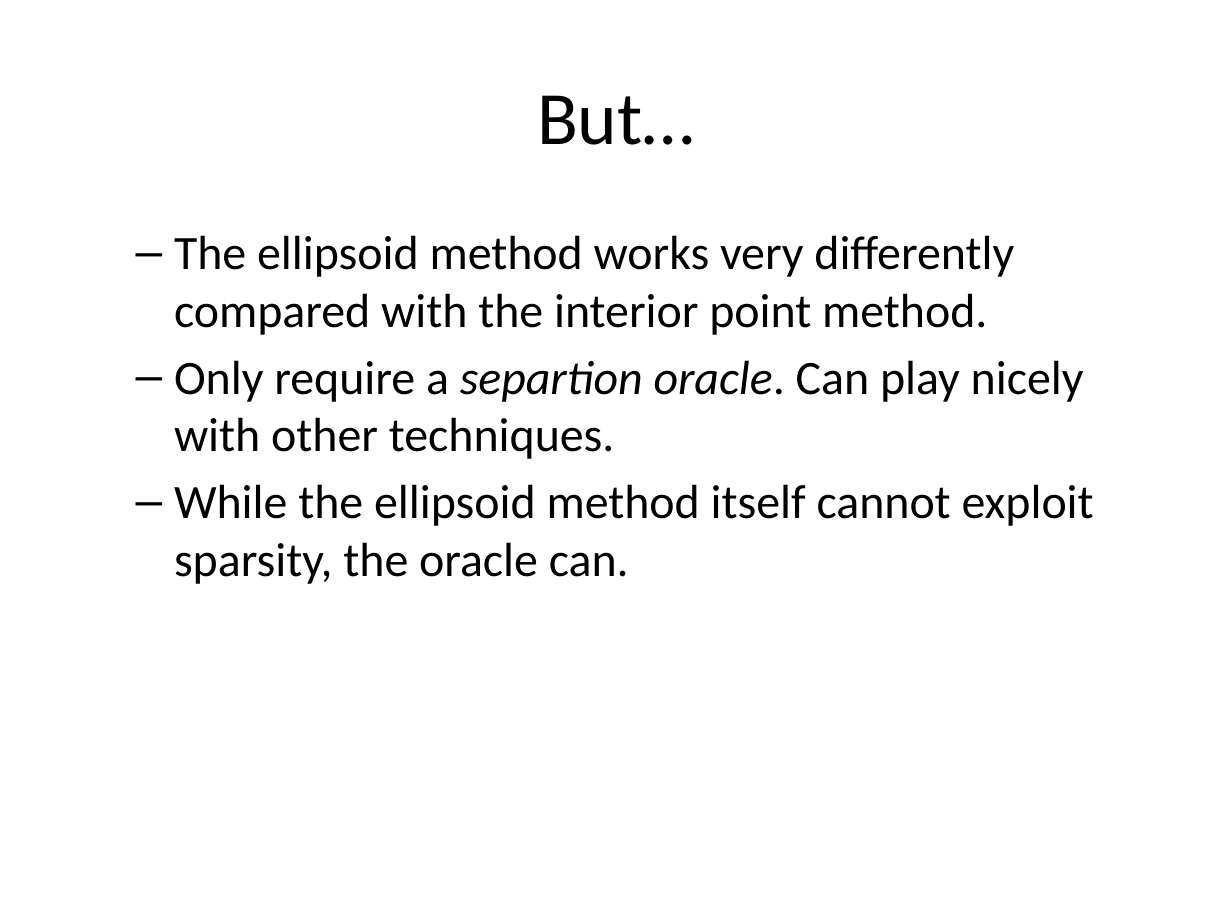
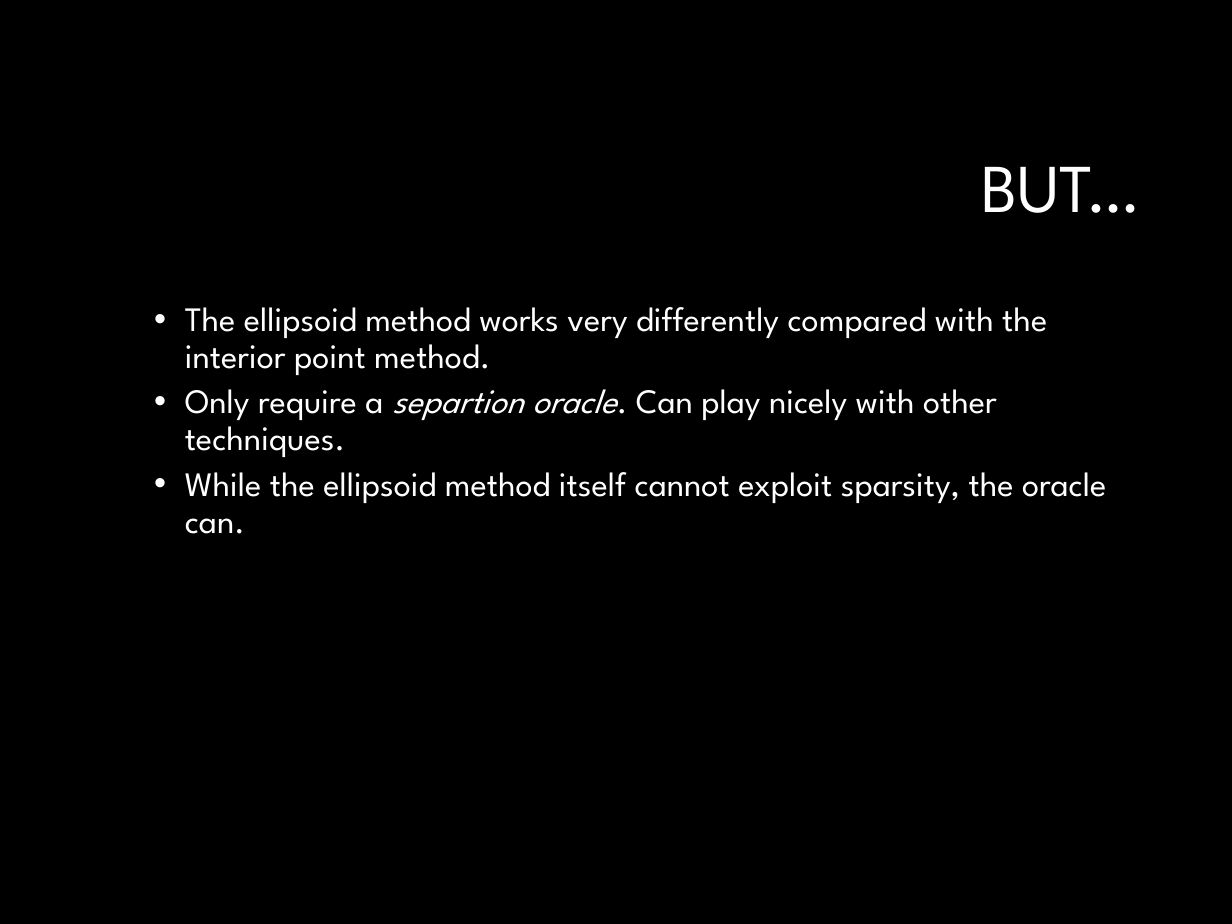
Before and after one commit to luk036/ellipsoid-method, a slide deck: slide 5 of temp4.pptx. Drawn at 1232x924 pixels with LibreOffice and Linux fonts; fonts in the diff are those of the drawing; background and template pictures are left out. Boxes give left, top, right and bottom in pixels: in the first picture for what was removed or moved away, otherwise in the second. Text is boxed around its words. In the diff, an @@ line names an element or a change of style, - is before the commit and + after.

```diff
--- a/temp4.pptx
+++ b/temp4.pptx
@@ background #FFFFFF to #000000 @@
@@ title at (x1=981, y1=166, x2=1139, y2=213): text changed; size 44 to 40 pt; font Calibri to League Spartan; text colour #000000 to #FFFFFF @@
-But…
+BUT…
@@ text "The ellipsoid method works very ..." moved from (x1=174, y1=235, x2=1094, y2=584) to (x1=185, y1=307, x2=1106, y2=534) @@
@@ text "The ellipsoid method works very ..." at (x1=185, y1=307, x2=1106, y2=534): size 28 to 20 pt, font Calibri to League Spartan, text colour #000000 to #FFFFFF; bullet – to •; line spacing 1 to 0.9 @@
```
Also in this commit, not shown: 62 other slides changed, 2 other files.
